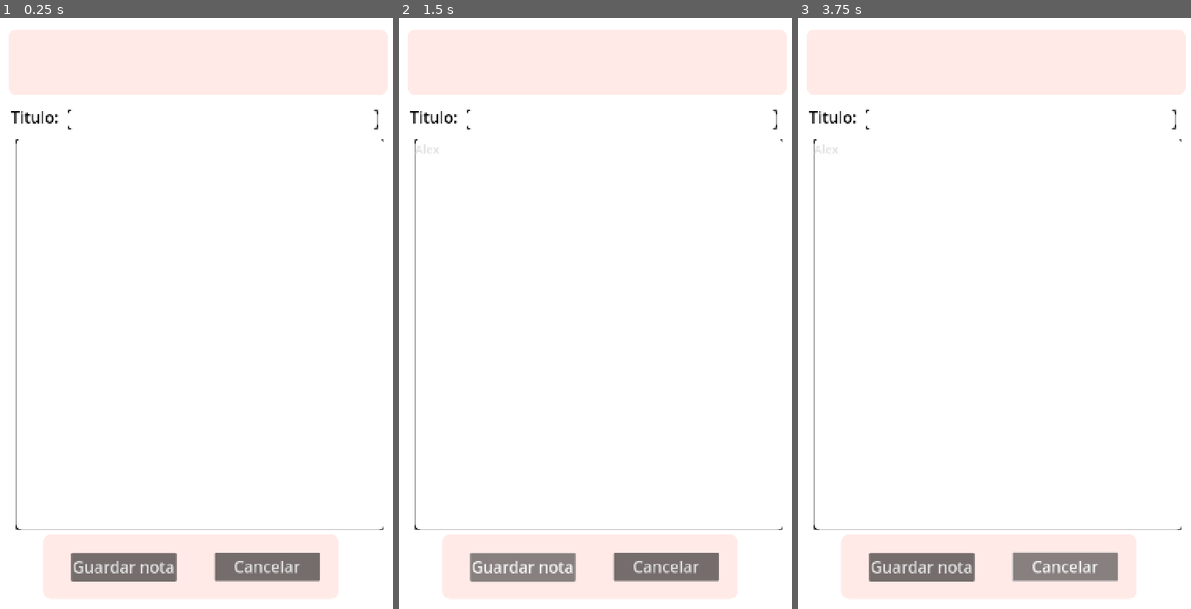
Above: before the commit, frames 1-3 (left to right).
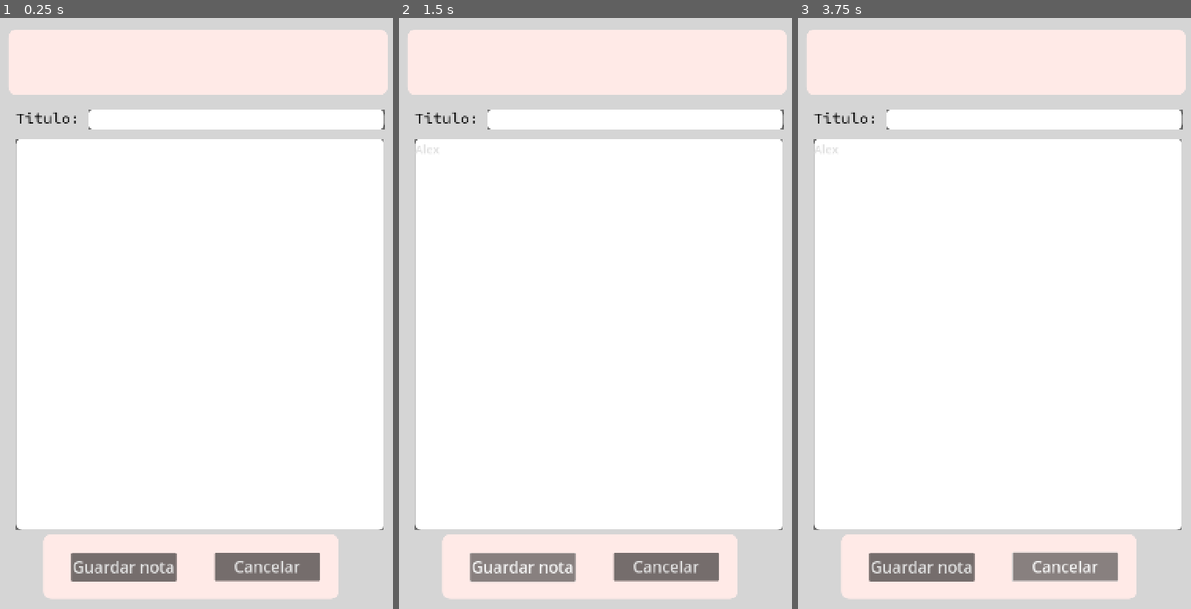
Above: after the commit, the same moments.

Repository: Flapx24/emotional-diary
Game: Godot game, scene res://Scenes/notes_screen.tscn
Two runs of this game, one before a commit and one after it. Both use one fixed random seed, a clock stepped at 60 frames per second and the inputs below. This scene is started directly instead of the project's main scene.
Inputs (mouse positions are in pixels of both pictures, inside the frame that each line leads up to):
- Up to frame 1 (0.25 s): no input
- Up to frame 2 (1.5 s): click (599, 331) at 0.52 s; type "Alex" at 0.6 s; click "Guardar nota" at 1.25 s
- Up to frame 3 (3.75 s): click "Guardar nota" at 2 s; click "Guardar nota" at 2.75 s; click "Cancelar" at 3.5 s

The runs differ from the first frame. In frame 1, 17% of the frame differs, in the area x 0-100%, y 0-100%; in frame 2, 17%; in frame 3, 17%.

Commit message:
update screen notes and fix errors

Diff:
--- a/emotional-diary/Scenes/notes_screen.tscn
+++ b/emotional-diary/Scenes/notes_screen.tscn
@@ -1,4 +1,6 @@
-[gd_scene load_steps=3 format=3 uid="uid://cmfefink4sgxd"]
+[gd_scene load_steps=4 format=3 uid="uid://cmfefink4sgxd"]
+
+[ext_resource type="FontFile" uid="uid://cklnct7lhakjq" path="res://Assets/Fonts/SometypeMono-VariableFont_wght.ttf" id="1_ridw5"]
 
 [sub_resource type="StyleBoxFlat" id="StyleBoxFlat_4t2dy"]
 bg_color = Color(0.999999, 0.917671, 0.905997, 1)
@@ -13,8 +15,9 @@
 corner_radius_top_right = 15
 corner_radius_bottom_right = 15
 corner_radius_bottom_left = 15
-shadow_color = Color(0, 0, 0, 1)
-shadow_size = 10
+shadow_color = Color(0.230315, 0.230315, 0.230315, 0.819608)
+shadow_size = 20
+shadow_offset = Vector2(1, 1)
 
 [node name="notes_screen" type="Control"]
 layout_mode = 3
@@ -26,6 +29,7 @@
 layout_mode = 0
 offset_right = 1000.0
 offset_bottom = 1500.0
+color = Color(0.834614, 0.834614, 0.834614, 1)
 
 [node name="Panel2" type="Panel" parent="."]
 layout_mode = 1
@@ -84,12 +88,13 @@
 anchors_preset = 5
 anchor_left = 0.5
 anchor_right = 0.5
-offset_left = -464.0
-offset_top = 223.0
-offset_right = -350.0
-offset_bottom = 278.0
+offset_left = -461.0
+offset_top = 227.0
+offset_right = -276.0
+offset_bottom = 282.0
 grow_horizontal = 2
 theme_override_colors/font_color = Color(0, 0, 0, 1)
+theme_override_fonts/font = ExtResource("1_ridw5")
 theme_override_font_sizes/font_size = 40
 text = "Titulo: "
 horizontal_alignment = 1
@@ -106,9 +111,9 @@
 
 [node name="TextEdit2" type="TextEdit" parent="."]
 layout_mode = 0
-offset_left = 172.0
+offset_left = 223.0
 offset_top = 232.0
-offset_right = 960.0
+offset_right = 977.0
 offset_bottom = 282.0
 theme_override_colors/font_color = Color(0, 0, 0, 1)
 theme_override_font_sizes/font_size = 30
